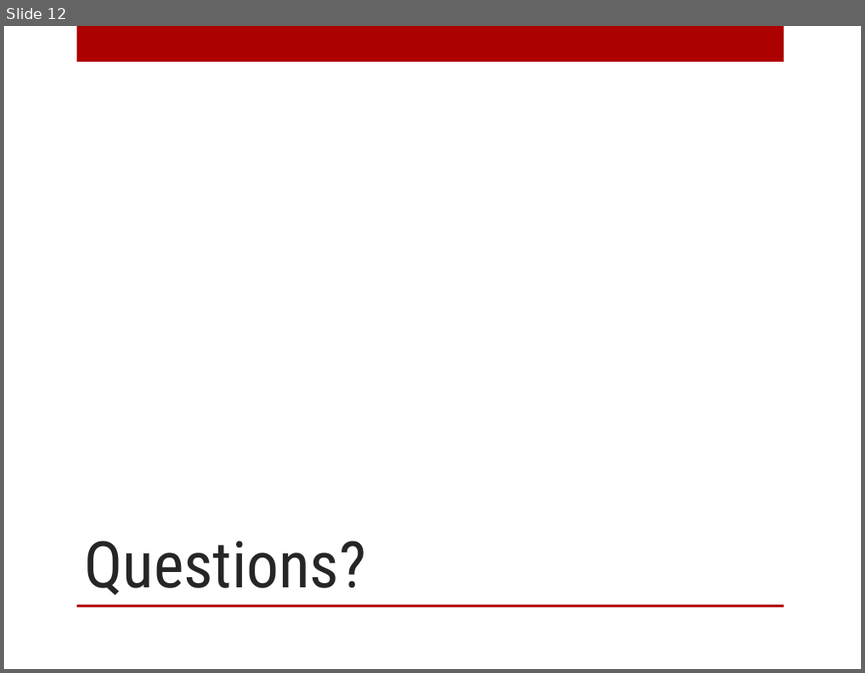
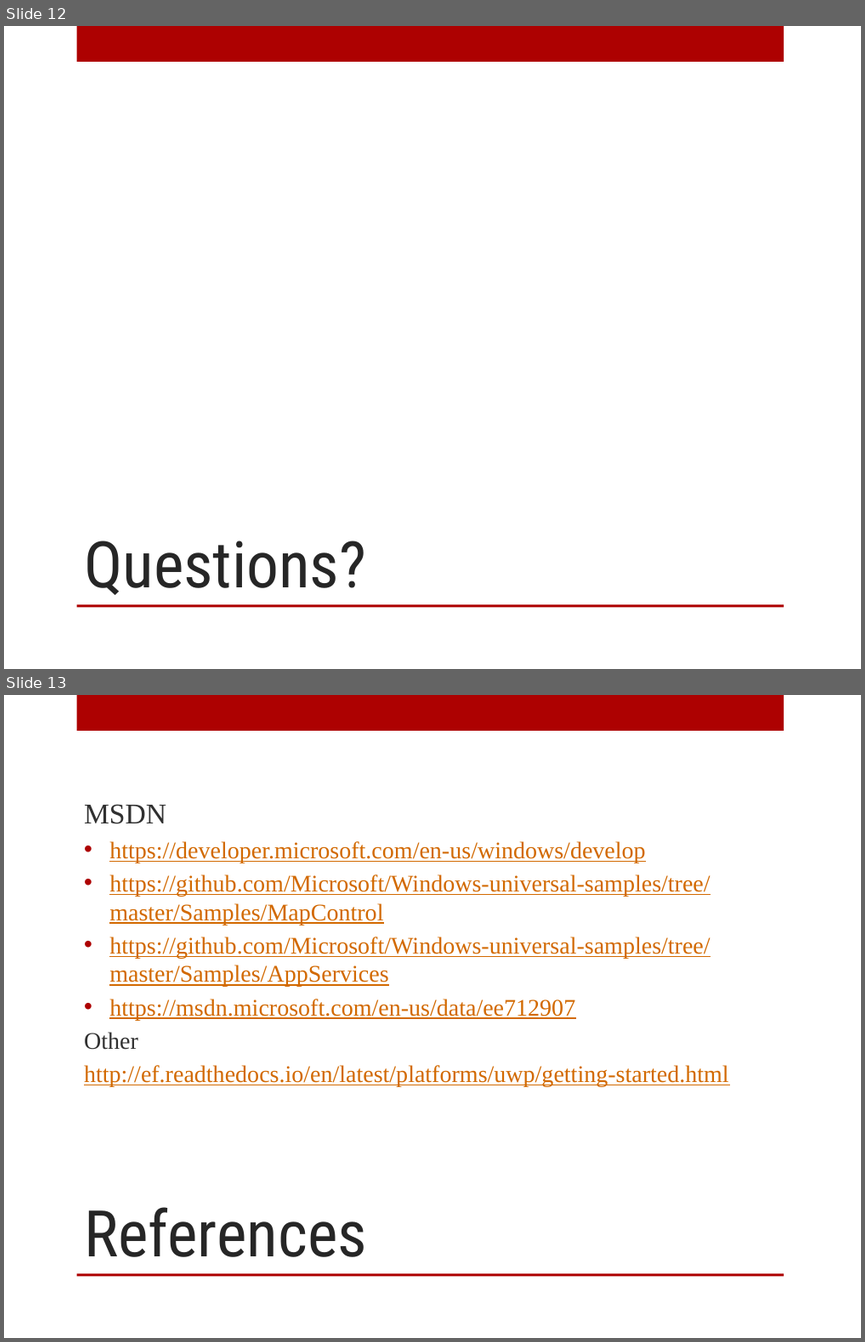
Before and after one commit to Drakesinger/EBTL, a slide deck: Documents/Presentation/EBTL - Presentation v1.pptx. Shown one above the other, each under a label of ours: slide 12 before the commit, slides 12 and 13 after it. The pictures are 865x673 and 865x1342 pixels, drawn with LibreOffice and Linux fonts; fonts in the diff are those of the drawing; background and template pictures are left out. Boxes give left, top, right and bottom in pixels: in the first picture for what was removed or moved away, otherwise in the second. Text is boxed around its words. In the diff, an @@ line names an element or a change of style, - is before the commit and + after.

Commit message:
Update presentation.

```diff
--- a/Documents/Presentation/EBTL - Presentation v1.pptx
+++ b/Documents/Presentation/EBTL - Presentation v1.pptx
@@ slide 13 added at [4,695,861,1338], background picture (left out); not listed: 2 template elements that a slide beside it also shows @@
@@ text added at [84,804,729,1087], 20 pt, text #D26900, underline @@
+MSDN
+• https://developer.microsoft.com/en-us/windows/develop
+• https://github.com/Microsoft/Windows-universal-samples/tree/master/Samples/MapControl
+• https://github.com/Microsoft/Windows-universal-samples/tree/master/Samples/AppServices
+• https://msdn.microsoft.com/en-us/data/ee712907
+Other
+http://ef.readthedocs.io/en/latest/platforms/uwp/getting-started.html
@@ title added at [84,1207,367,1257], 54 pt, text #262626 @@
+References
```
